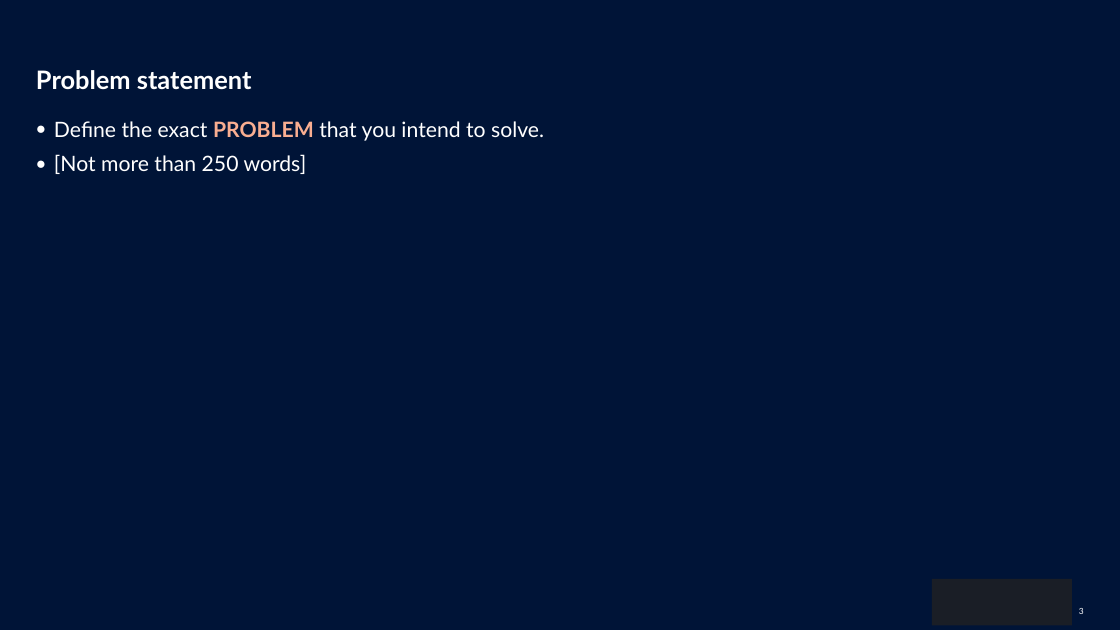
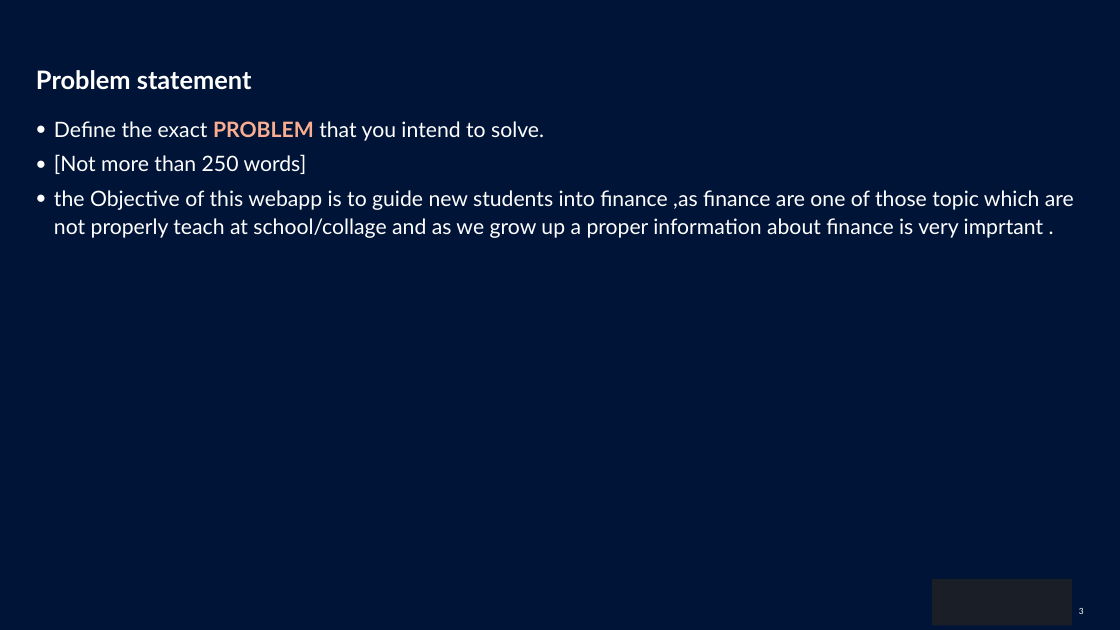
Before and after one commit to Aditya-aot/Hackathon-ION, a slide deck: slide 3 of HackerEarth_Idea_Submission_Template24414bb.pptx. Drawn at 1120x630 pixels with LibreOffice and Linux fonts; fonts in the diff are those of the drawing; background and template pictures are left out. Boxes give left, top, right and bottom in pixels: in the first picture for what was removed or moved away, otherwise in the second. Text is boxed around its words. In the diff, an @@ line names an element or a change of style, - is before the commit and + after.

Commit message:
Guide part-3

```diff
--- a/HackerEarth_Idea_Submission_Template24414bb.pptx
+++ b/HackerEarth_Idea_Submission_Template24414bb.pptx
@@ text at (54, 190, 1074, 238): paragraph added @@
+    ● the Objective of this webapp is to guide new students into finance ,as finance are one of those topic which are not properly teach at school/collage and as we grow up a proper information about finance is very imprtant .
```
Also in this commit, not shown: 2 other slides changed, 1 slide added.
